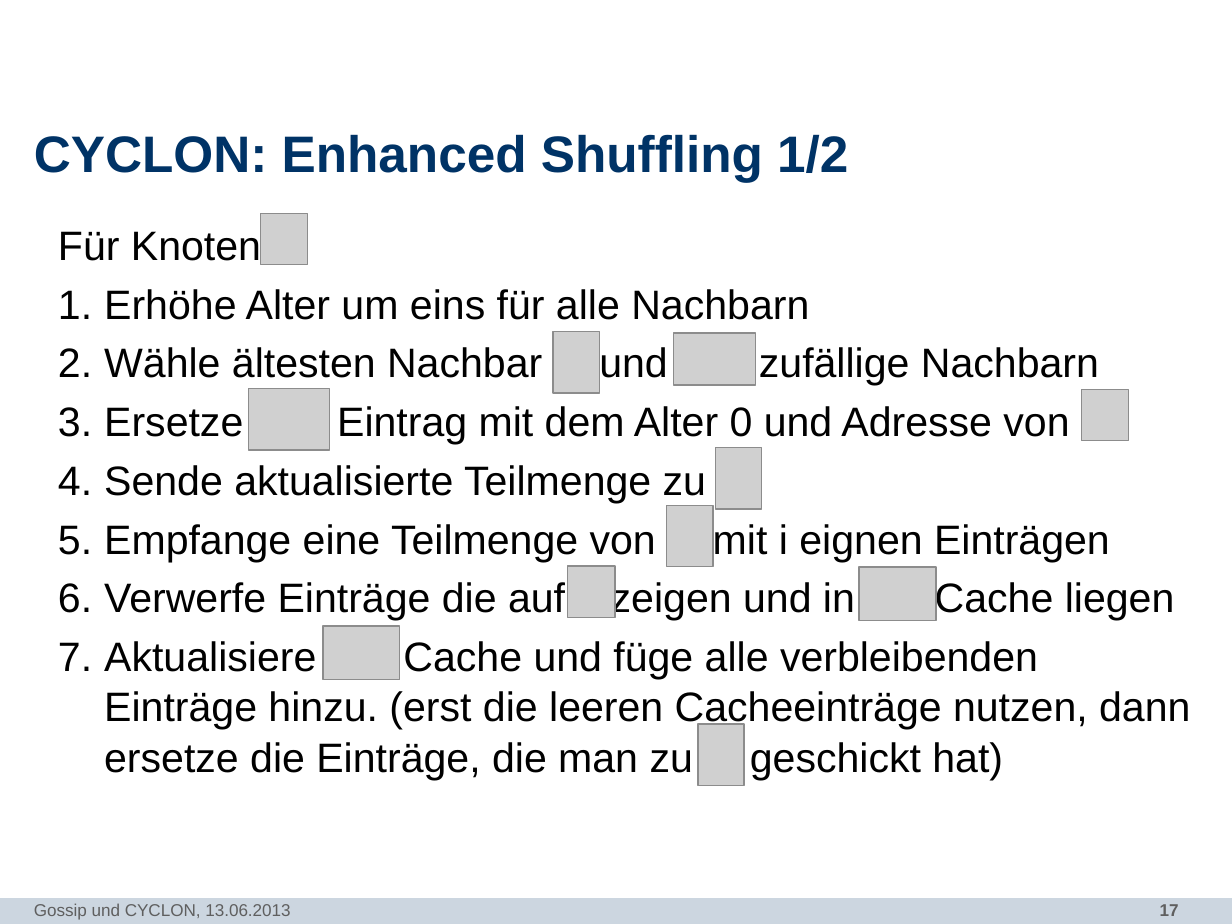
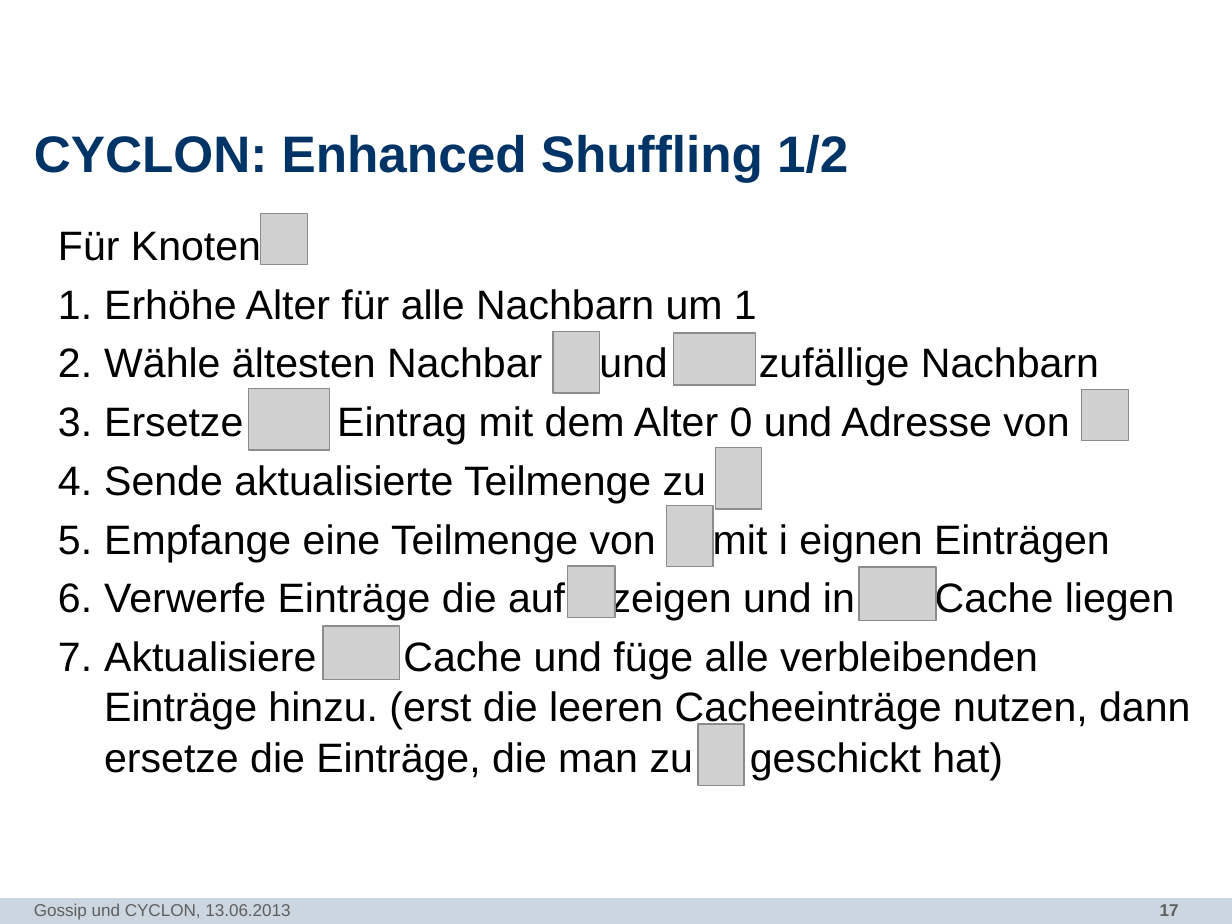
Before and after one commit to N8Fear/DistributedSystems, a slide deck: slide 17 of Vortrag/[MASTER] Präsentation.pptx. Drawn at 1232x924 pixels with LibreOffice and Linux fonts; fonts in the diff are those of the drawing; grey boxes stand for pictures; background and template pictures are left out. Boxes give left, top, right and bottom in pixels: in the first picture for what was removed or moved away, otherwise in the second. Text is boxed around its words. In the diff, an @@ line names an element or a change of style, - is before the commit and + after.

Commit message:
last stuff on presentation

```diff
--- a/Vortrag/[MASTER] Präsentation.pptx
+++ b/Vortrag/[MASTER] Präsentation.pptx
@@ text at [104, 289, 757, 320]: text changed @@
-  1. Erhöhe Alter um eins für alle Nachbarn
+  1. Erhöhe Alter für alle Nachbarn um 1
```
Also in this commit, not shown: 1 other slide changed, 1 other file.
